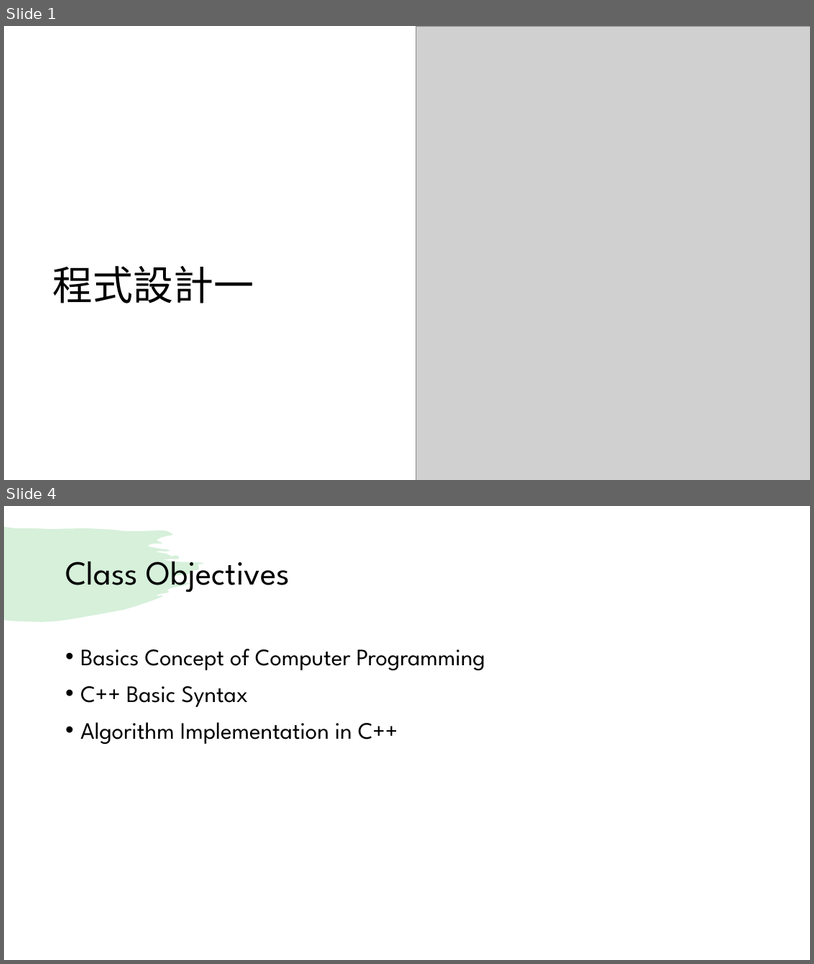
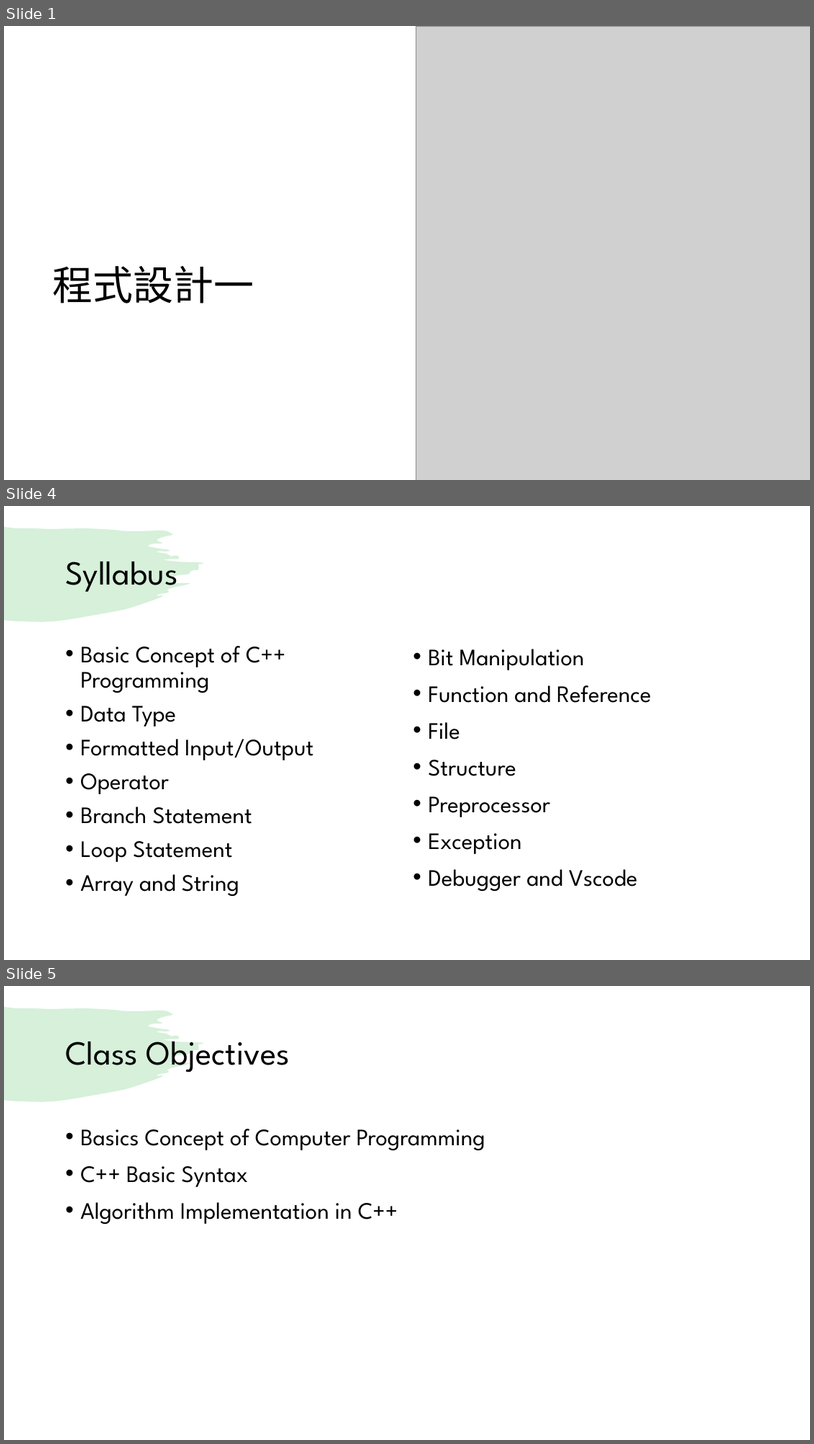
Before and after one commit to CNOCycle/cpp_tutorial, a slide deck: 01-intro/00-intro.pptx. Shown one above the other, each under a label of ours: slides 1 and 4 before the commit, slides 1, 4 and 5 after it; the slides between them are not shown. The pictures are 814x964 and 814x1444 pixels, drawn with LibreOffice and Linux fonts; fonts in the diff are those of the drawing; grey boxes stand for pictures. Boxes give left, top, right and bottom in pixels: in the first picture for what was removed or moved away, otherwise in the second. Text is boxed around its words. In the diff, an @@ line names an element or a change of style, - is before the commit and + after.

```diff
--- a/01-intro/00-intro.pptx
+++ b/01-intro/00-intro.pptx
@@ slide 4 added at (4,506,810,960), background #FFFFFF; not listed: 1 template element that a slide beside it also shows @@
@@ title added at (65,551,178,595), 40 pt, text #000000 @@
+Syllabus
@@ text added at (80,646,314,896), 28 pt, text #000000 @@
+• Basic Concept of C++ Programming
+• Data Type
+• Formatted Input/Output
+• Operator
+• Branch Statement
+• Loop Statement
+• Array and String
@@ text added at (428,649,651,890), 28 pt, text #000000 @@
+• Bit Manipulation
+• Function and Reference
+• File
+• Structure
+• Preprocessor
+• Exception
+• Debugger and Vscode
@@ what was slide 4 is now slide 5 @@
```
Also in this commit, not shown: 5 slides changed.
